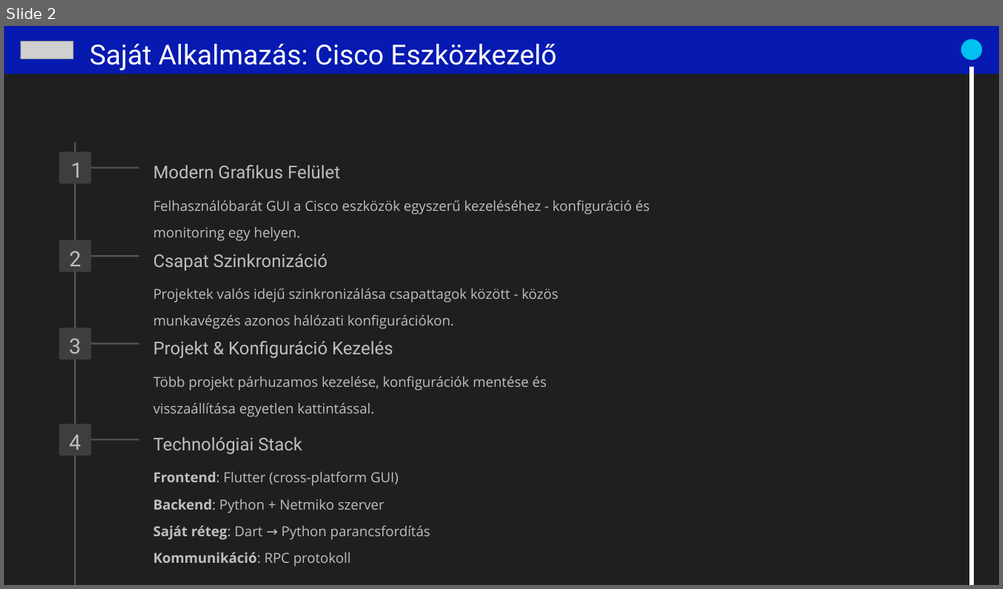
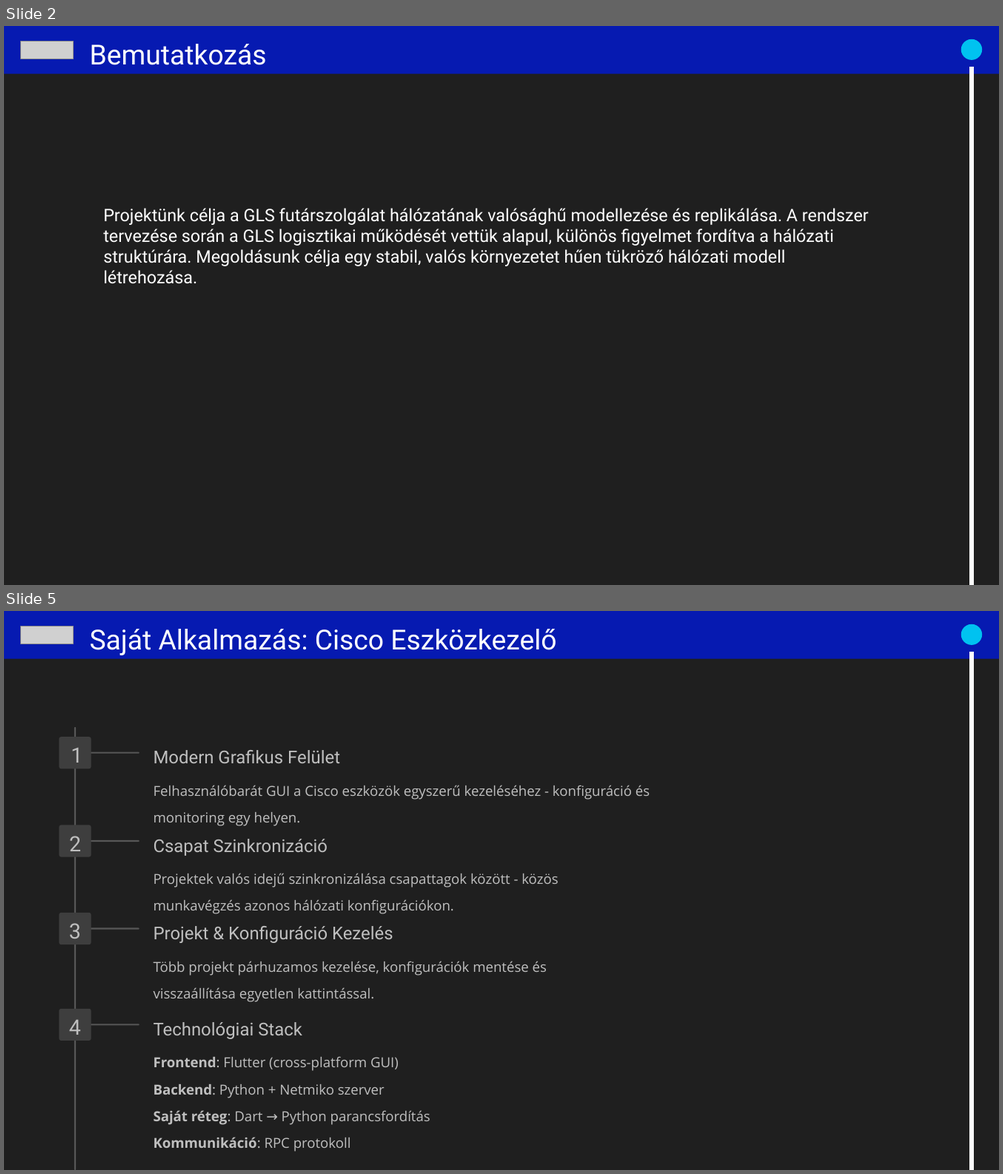
Before and after one commit to PowerRanger2130/PaceX, a slide deck: Projectmunka.pptx. Shown one above the other, each under a label of ours: slide 2 before the commit, slides 2 and 5 after it; the slides between them are not shown. The pictures are 1003x589 and 1003x1174 pixels, drawn with LibreOffice and Linux fonts; fonts in the diff are those of the drawing; grey boxes stand for pictures; background and template pictures are left out. Boxes give left, top, right and bottom in pixels: in the first picture for what was removed or moved away, otherwise in the second. Text is boxed around its words. In the diff, an @@ line names an element or a change of style, - is before the commit and + after.

```diff
--- a/Projectmunka.pptx
+++ b/Projectmunka.pptx
@@ slide 2 added at bbox=[4, 26, 999, 585], background #1F1F1F @@
@@ rectangle added at bbox=[4, 26, 999, 74], fill #061AB1 @@
@@ picture added at bbox=[21, 42, 73, 59] @@
@@ text added at bbox=[90, 44, 267, 65], 32 pt, text #FEFEFE @@
+Bemutatkozás
@@ ellipse added at bbox=[961, 39, 982, 60], fill #00C2F0 @@
@@ arrow added from (971, 69) to (971, 585), #FFFFFF 5.5 pt @@
@@ text added at bbox=[103, 208, 868, 284], 20 pt, text #FFFFFF @@
+Projektünk célja a GLS futárszolgálat hálózatának valósághű modellezése és replikálása. A rendszer tervezése során a GLS logisztikai működését vettük alapul, különös figyelmet fordítva a hálózati struktúrára. Megoldásunk célja egy stabil, valós környezetet hűen tükröző hálózati modell létrehozása.
@@ what was slide 2 is now slide 5 @@
```
Also in this commit, not shown: 3 slides changed, 17 other slides added, 17 slides removed, 26 other files.
